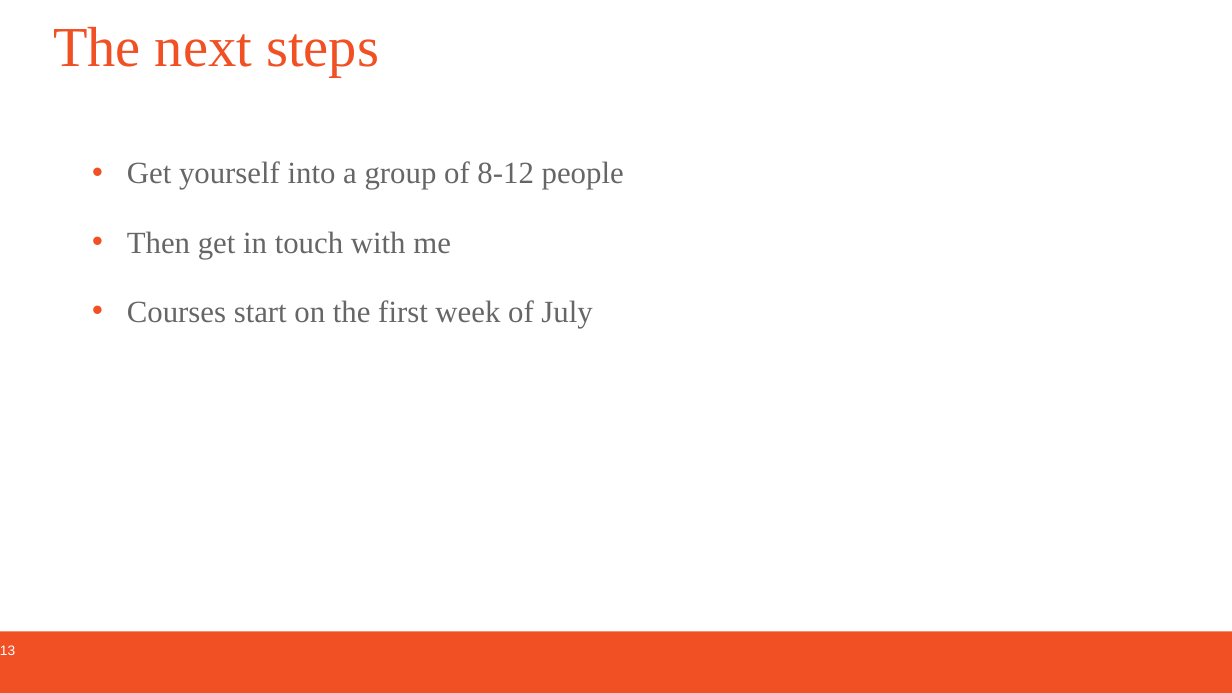
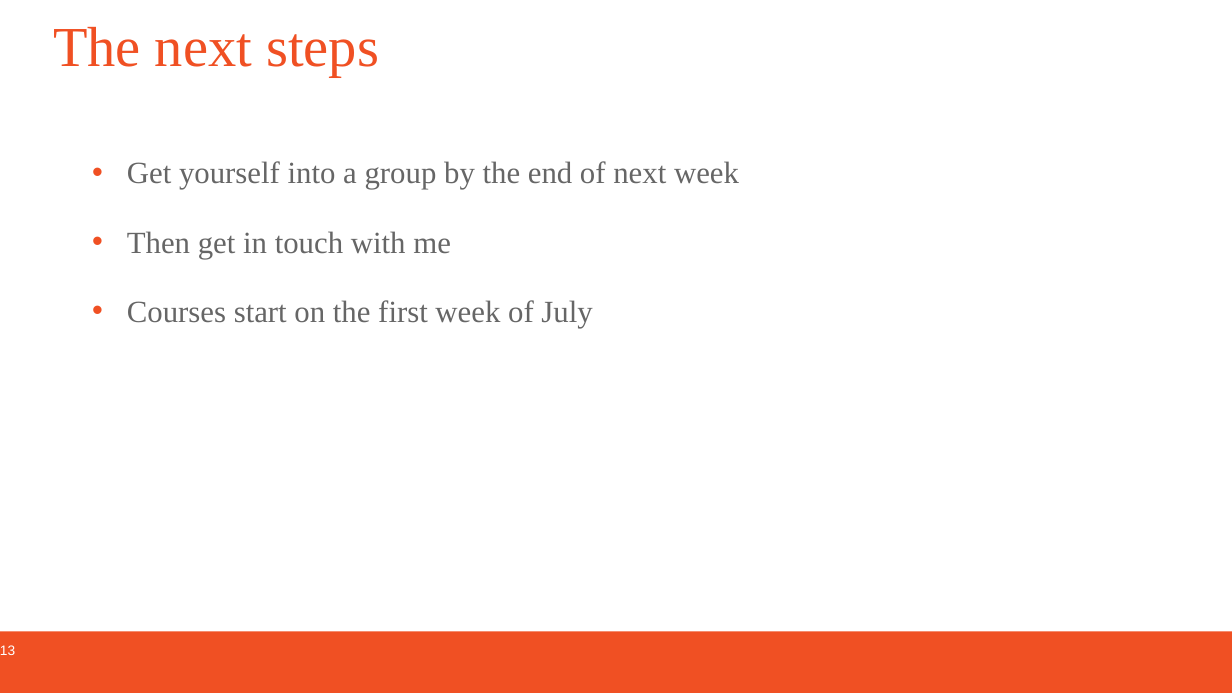
Before and after one commit to ArupAus/lunchtimepython, a slide deck: slide 13 of ArupPythonCourse-Introduction.pptx. Drawn at 1232x693 pixels with LibreOffice and Linux fonts; fonts in the diff are those of the drawing; background and template pictures are left out. Boxes give left, top, right and bottom in pixels: in the first picture for what was removed or moved away, otherwise in the second. Text is boxed around its words. In the diff, an @@ line names an element or a change of style, - is before the commit and + after.

Commit message:
Updated presentation

```diff
--- a/ArupPythonCourse-Introduction.pptx
+++ b/ArupPythonCourse-Introduction.pptx
@@ text at bbox=[127, 161, 739, 189]: text changed @@
-• Get yourself into a group of 8-12 people
+• Get yourself into a group by the end of next week
```
Also in this commit, not shown: 1 other slide changed.
